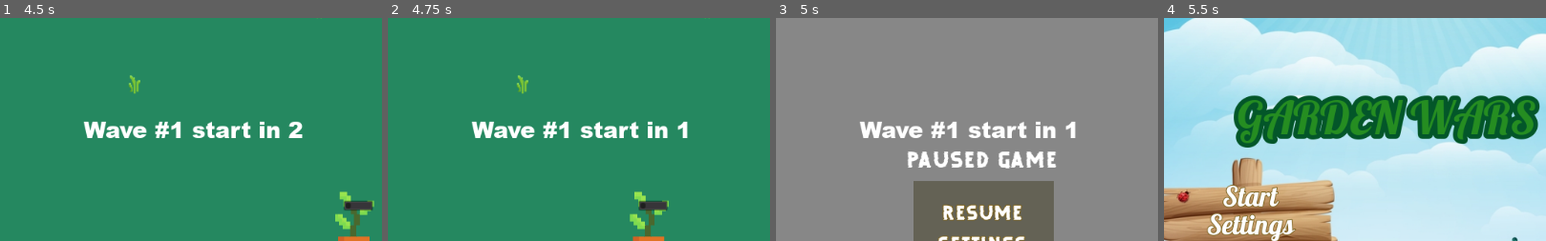
Above: before the commit, frames 1-4 (left to right).
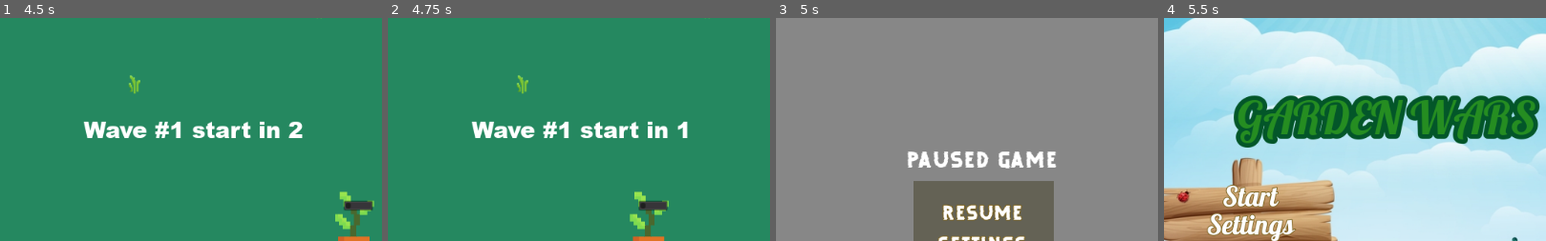
Above: after the commit, the same moments.

Repository: am-camila/Garden-Wars
Game: Godot game, scene res://models/Main/Main.tscn
Same seed, same stepped clock (60 frames per second), same inputs: the game is played once before the commit and once after it.
Inputs:
- Up to frame 1 (4.5 s): click "Start" at 0.5 s; tap Enter at 1.25 s; hold D (move_right) 1.28-2.03 s; tap F (special_attack) every 0.75 s from 1.35 to 4.35 s; hold S (move_down) 2.03-2.78 s; hold D (move_right) 2.78-3.53 s; hold W (move_up) 3.53-4.28 s; hold A (move_left) from 4.28 s (still down)
- Up to frame 2 (4.75 s): keep holding A (move_left)
- Up to frame 3 (5 s): keep holding A (move_left); tap Escape (ui_cancel) at 4.9 s
- Up to frame 4 (5.5 s): release A (move_left) at 5 s; click "Main Menu" at 5 s
The pictures show only the part of the screen within x 22-72%, y 0-50%; the shares and areas given below are measured in that part.

Frames 1-2 are identical in both runs. In frame 3, 2.1% of the frame differs, in the area x 22-79%, y 46-54%; in frame 4, nothing differs.

Commit message:
agrego error al instanciar los powerups, elimino el texto de tiempo de proxima oleada

Diff:
--- a/src/Player.gd
+++ b/src/Player.gd
@@ -34,7 +34,6 @@
 var speed
 var damage
 
-# Variables para el limite del mapa
 
 
 # Called when the node enters the scene tree for the first time.
@@ -75,24 +74,6 @@
 
 
 func fire_at_enemy():
-#	if enemies.size() == 0:
-#		fire_timer.stop()
-#	if enemies.size() > 0:
-#		var enem = enemies.front()
-#		if !is_instance_valid(enem):
-#			if enemies.size() > 0:
-#				enemies.remove(0)
-#				if enemies.size() > 0:
-#					enem = enemies.front()
-#		else:
-#			var proj_instance = projectile_scene.instance()
-#			var num_rand = randi() % 2
-#			if num_rand:
-#				$Fire1Audio.play()
-#			else:
-#				$Fire2Audio.play()
-#			proj_instance.initialize(projectile_container, fire_position.global_position, fire_position.global_position.direction_to(enem.global_position))
-
 	if enemies_count == 0:
 		fire_timer.stop()
 	if enemies.size() > 0:
@@ -145,7 +126,8 @@
 
 func _on_FireArea_body_exited(body):
 	var index = enemies.find(body)
-	enemies.remove(index)
+	if index >= enemies.size():
+		enemies.remove(index)
 	enemies_count -= 1
 
 func _on_HitArea_body_entered(body):
--- a/src/globals/Globals.gd
+++ b/src/globals/Globals.gd
@@ -6,6 +6,7 @@
 signal player_die
 signal spawn_powerup
 signal restoreAttributes
+signal wave_text
 
 func _ready():
 	randomize()
--- a/src/models/Enemy/Enemy.tscn
+++ b/src/models/Enemy/Enemy.tscn
@@ -61,6 +61,6 @@
 scale = Vector2( 0.5, 1 )
 shape = SubResource( 3 )
 
-[connection signal="body_entered" from="Area2D" to="." method="_on_Area2D_body_entered"]
+[connection signal="body_entered" from="Area2D" to="." method="_on_Area2D_body_entered" flags=3]
 [connection signal="area_entered" from="CollisionParents" to="." method="_on_CollisionParents_area_entered"]
 [connection signal="area_exited" from="CollisionParents" to="." method="_on_CollisionParents_area_exited"]
--- a/src/models/Hud/PauseMenu.gd
+++ b/src/models/Hud/PauseMenu.gd
@@ -10,6 +10,7 @@
 
 func _unhandled_input(event):
 	if Input.is_action_just_pressed("ui_cancel"):
+		GLOBALS.emit_signal("wave_text")
 		$Settings.initialize_data()
 		visible = not visible
 		get_tree().paused = not get_tree().paused
--- a/src/models/Main/Main.gd
+++ b/src/models/Main/Main.gd
@@ -29,7 +29,7 @@
 #tiempo actual de oleada
 var time_current_wave = 0
 
-var wave_on = true
+var text_wave_on = false
 
 func _ready():
 	SAVE.load_data()
@@ -37,6 +37,7 @@
 	$HudDatos/ExpBar.hide()
 	GLOBALS.connect("enemy_die",self,"_on_enemy_dies")
 	GLOBALS.connect("player_die",self,"_on_player_dies")
+	GLOBALS.connect("wave_text",self,"_on_wave_text")
 
 
 func new_game():
@@ -44,35 +45,35 @@
 	time_wave = time_per_wave + (current_wave * time_per_wave * 0.5)
 	player.initialize(self, self)
 	see_wave_text()
+	text_wave_on = true
 	$HUD.show_message("Get Ready")
 
 
 
 # Timer que spawnea los enemigos en cada oleada
 func _on_EnemiesTimer_timeout():
-	if wave_on :
-		if time_wave < 1:
-			$EnemiesTimer.stop()
-			$HudDatos/TimerText.hide()
-			$HudDatos/PlayWaveTimer.stop()
-			current_wave +=1
-			time_wave = time_per_wave + (current_wave * time_per_wave * 0.5)
-			$HudDatos/WaitEnemyDieTimer.start()
-			return
-		var enemy = enemy_scene.instance()
+	if time_wave < 1:
+		$EnemiesTimer.stop()
+		$HudDatos/TimerText.hide()
+		$HudDatos/PlayWaveTimer.stop()
+		current_wave +=1
+		time_wave = time_per_wave + (current_wave * time_per_wave * 0.5)
+		$HudDatos/WaitEnemyDieTimer.start()
+		return
+	var enemy = enemy_scene.instance()
 
-		enemies.append(enemy)
+	enemies.append(enemy)
 
-		var enemy_spawn_location = get_node("EnemiesPath/EnemiesPathLocation")
-		enemy_spawn_location.offset = randi()
-		var new_location = enemy_spawn_location.get_global_transform().origin
-		enemy.position = new_location
-		enemy.set_values(player,new_location)
-		add_child(enemy)
-		enemy_count+=1
-		time_current_wave+=1
-		time_wave -=1
-		$HudDatos/TimerText.text = "Next Wave in: " + str(time_wave)
+	var enemy_spawn_location = get_node("EnemiesPath/EnemiesPathLocation")
+	enemy_spawn_location.offset = randi()
+	var new_location = enemy_spawn_location.get_global_transform().origin
+	enemy.position = new_location
+	enemy.set_values(player,new_location)
+	add_child(enemy)
+	enemy_count+=1
+	time_current_wave+=1
+	time_wave -=1
+#		$HudDatos/TimerText.text = "Next Wave in: " + str(time_wave)
 
 
 #Timer que ejecuta cada oleada
@@ -82,9 +83,9 @@
 		$SpringMusicTheme.play()
 	if player.health <= 1:
 		return
-
-	$HudDatos/TimerText.show()
-	$HudDatos/TimerText.text = "Next Wave in: " + str(time_wave)
+#
+#	$HudDatos/TimerText.show()
+#	$HudDatos/TimerText.text = "Next Wave in: " + str(time_wave)
 	$EnemiesTimer.start()
 
 
@@ -128,3 +129,11 @@
 func _on_player_dies():
 	$SpringMusicTheme.stop()
 	Input.action_press("ui_cancel")
+
+
+func _on_wave_text():
+	if text_wave_on && enemy_count == 0:
+		$HudDatos/NumberWaveTimer/NumberWave.hide()
+	if !text_wave_on && enemy_count == 0:
+		$HudDatos/NumberWaveTimer/NumberWave.show()
+	text_wave_on = !text_wave_on
Not shown, changed: src/export_presets.cfg
